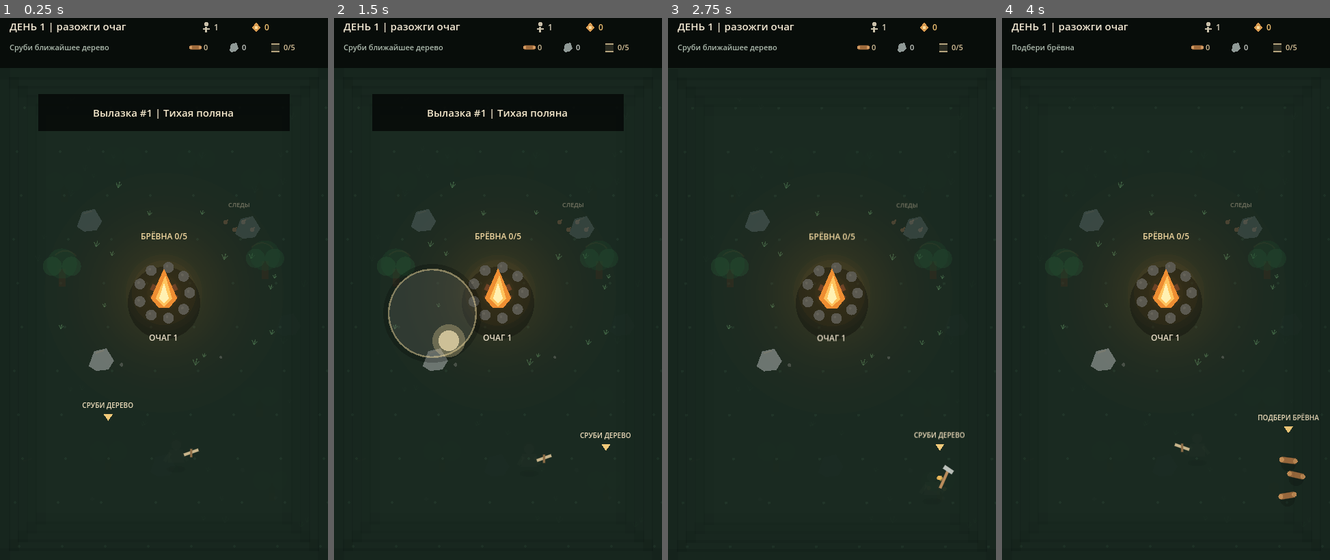
Above: before the commit, frames 1-4 (left to right).
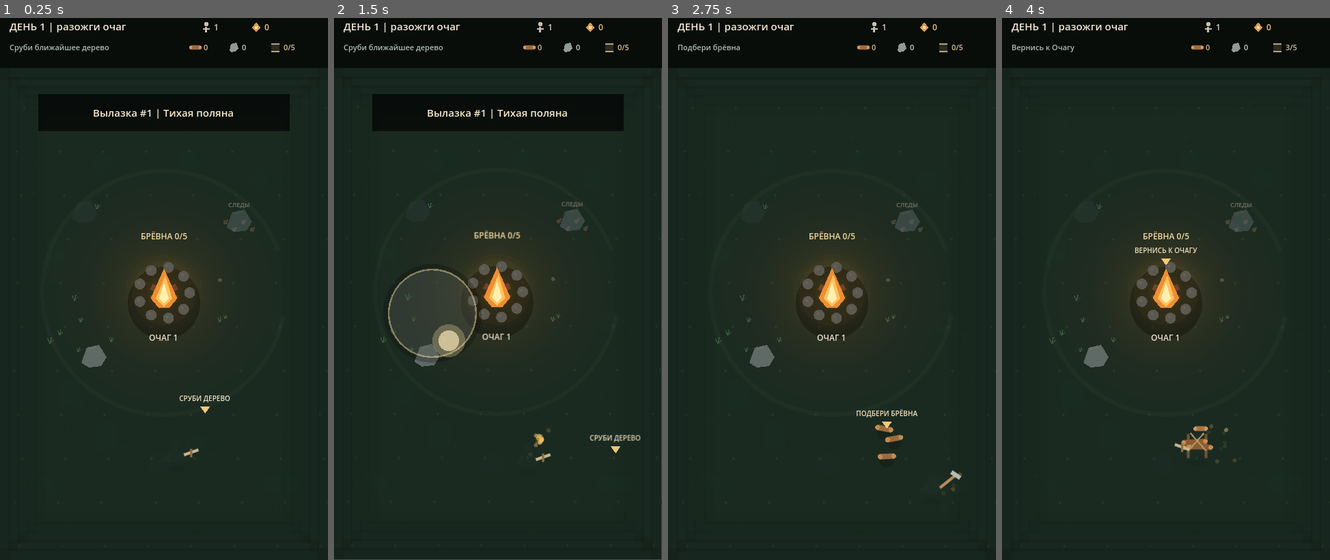
Above: after the commit, the same moments.

Repository: Yala4444/Last-Hearth
Game: Godot game, scene res://main.tscn
Two runs of this game, one before a commit and one after it. Both use one fixed random seed, a clock stepped at 60 frames per second and the inputs below.
Inputs (mouse positions are in pixels of both pictures, inside the frame that each line leads up to):
- Up to frame 1 (0.25 s): no input
- Up to frame 2 (1.5 s): tap Enter at 0.5 s; move the mouse to (570, 256) at 0.52 s; hold D 0.53-1.25 s; click (570, 256) at 0.67 s; drag from (432, 310) to (481, 397) at 1.27 s
- Up to frame 3 (2.75 s): move the mouse to (864, 164) at 2.02 s; hold D from 2.03 s (still down)
- Up to frame 4 (4 s): release D at 2.75 s; drag from (1149, 397) to (1067, 202) at 2.77 s; move the mouse to (1264, 370) at 3.52 s; hold A from 3.53 s (still down)

The runs differ from the first frame. In frame 1, 1.1% of the frame differs, in the area x 14-85%, y 30-75%; in frame 2, 2.1%, in the area x 0-100%, y 9-100%; in frame 3, 1.8%; in frame 4, 1.7%.

Commit message:
polish(v0.7): strengthen map identity, NPC life and attack readability

Diff:
--- a/scripts/main.gd
+++ b/scripts/main.gd
@@ -396,7 +396,8 @@
 			"max_hits": 3,
 			"alive": true,
 			"fall_timer": 0.0,
-			"drop_spawned": false
+			"drop_spawned": false,
+			"variant": rng.randi_range(0, 2)
 		})
 
 	for i in range(5):
@@ -1199,10 +1200,13 @@
 
 func _survivor_day_target(index: int, role: String) -> Vector2:
 	var camp_scale := 1.0 + float(maxi(0, hearth_level - 2)) * 0.08
+	var time := float(Time.get_ticks_msec()) * 0.001
 	if role == "hunter":
-		return HEARTH_POS + Vector2(-118.0, 58.0) * camp_scale
+		var patrol := Vector2(sin(time * 0.55 + float(index)) * 18.0, cos(time * 0.42 + float(index)) * 10.0)
+		return HEARTH_POS + Vector2(-118.0, 58.0) * camp_scale + patrol
 	if role == "worker":
-		return _workshop_pos() + Vector2(18, 20) if workshop_built else HEARTH_POS + Vector2(112.0, 72.0) * camp_scale
+		var work_shift := Vector2(sin(time * 0.8 + float(index)) * 8.0, cos(time * 0.6) * 5.0)
+		return (_workshop_pos() + Vector2(18, 20) + work_shift) if workshop_built else HEARTH_POS + Vector2(112.0, 72.0) * camp_scale
 
 	var guard_slots: Array[Vector2] = [
 		Vector2(122, -78), Vector2(142, 30), Vector2(88, 118),
@@ -1836,23 +1840,51 @@
 
 
 func _draw_map_variant_decor() -> void:
-	if map_variant == 1:
-		# A faded road cuts through the map.
-		for i in range(8):
-			var y := 190.0 + float(i) * 72.0
-			draw_line(Vector2(185, y), Vector2(295, y + 8), Color(0.30, 0.28, 0.22, 0.22), 10.0)
-			draw_line(Vector2(190, y), Vector2(290, y + 7), Color(0.39, 0.35, 0.27, 0.13), 3.0)
+	if map_variant == 0:
+		# Quiet clearing: open ground with a faint circular animal trail.
+		draw_arc(HEARTH_POS, 178.0, 0.2, TAU - 0.35, 72, Color(0.28, 0.32, 0.24, 0.13), 6.0)
+
+	elif map_variant == 1:
+		# Ruined road: a broad, broken lane runs across the entire map.
+		var road_left := PackedVector2Array([
+			Vector2(162, 110), Vector2(185, 245), Vector2(171, 390),
+			Vector2(198, 535), Vector2(188, 760)
+		])
+		var road_right := PackedVector2Array([
+			Vector2(292, 110), Vector2(315, 245), Vector2(300, 390),
+			Vector2(327, 535), Vector2(318, 760)
+		])
+		for i in range(road_left.size() - 1):
+			draw_line(road_left[i], road_left[i + 1], Color(0.30, 0.28, 0.22, 0.24), 18.0)
+			draw_line(road_right[i], road_right[i + 1], Color(0.30, 0.28, 0.22, 0.24), 18.0)
+			var middle_a := (road_left[i] + road_right[i]) * 0.5
+			var middle_b := (road_left[i + 1] + road_right[i + 1]) * 0.5
+			draw_line(middle_a, middle_b, Color(0.39, 0.35, 0.27, 0.09), 42.0)
+		for y in range(175, 735, 105):
+			draw_line(Vector2(205, y), Vector2(270, y + 6), Color(0.43, 0.36, 0.25, 0.16), 3.0)
+
 	elif map_variant == 2:
-		# Quarry scars and stone shelves.
-		for p: Vector2 in [Vector2(92, 270), Vector2(385, 285), Vector2(104, 610), Vector2(365, 620)]:
-			draw_arc(p, 28.0, 0.2, 2.8, 18, Color(0.38, 0.41, 0.39, 0.22), 3.0)
-			draw_line(p + Vector2(-18, 10), p + Vector2(18, 4), Color(0.31, 0.34, 0.33, 0.18), 3.0)
+		# Stone hollow: shelves, quarry scars and darker exposed ground.
+		for p: Vector2 in [Vector2(86, 255), Vector2(394, 270), Vector2(98, 608), Vector2(374, 626)]:
+			draw_circle(p, 52.0, Color(0.15, 0.19, 0.17, 0.22))
+			draw_arc(p, 38.0, 0.10, 3.02, 24, Color(0.42, 0.45, 0.42, 0.25), 5.0)
+			draw_line(p + Vector2(-29, 12), p + Vector2(28, 4), Color(0.31, 0.34, 0.33, 0.21), 4.0)
+		draw_line(Vector2(65, 448), Vector2(158, 426), Color(0.32, 0.35, 0.33, 0.17), 8.0)
+		draw_line(Vector2(323, 448), Vector2(430, 430), Color(0.32, 0.35, 0.33, 0.17), 8.0)
+
 	elif map_variant == 3:
-		# Burnt homestead: ash, broken fence and charred ground.
-		for p: Vector2 in [Vector2(98, 330), Vector2(380, 342), Vector2(118, 600)]:
-			draw_circle(p, 34.0, Color(0.08, 0.075, 0.065, 0.22))
-		draw_line(Vector2(50, 305), Vector2(145, 320), Color(0.29, 0.22, 0.16, 0.45), 4.0)
-		draw_line(Vector2(335, 305), Vector2(430, 320), Color(0.29, 0.22, 0.16, 0.45), 4.0)
+		# Burnt homestead: large ash patches, broken fences and charred beams.
+		for p: Vector2 in [Vector2(102, 300), Vector2(380, 330), Vector2(118, 602), Vector2(350, 655)]:
+			draw_circle(p, 48.0, Color(0.07, 0.06, 0.055, 0.29))
+			draw_circle(p + Vector2(10, -6), 26.0, Color(0.11, 0.085, 0.065, 0.20))
+		for segment in [
+			[Vector2(42, 294), Vector2(148, 318)],
+			[Vector2(332, 300), Vector2(444, 322)],
+			[Vector2(55, 605), Vector2(151, 574)]
+		]:
+			draw_line(segment[0], segment[1], Color(0.29, 0.22, 0.16, 0.52), 5.0)
+			var mid: Vector2 = (segment[0] + segment[1]) * 0.5
+			draw_line(mid + Vector2(0, -14), mid + Vector2(0, 15), Color(0.24, 0.18, 0.13, 0.46), 4.0)
 
 
 func _draw_environment_decor() -> void:
@@ -2010,14 +2042,26 @@
 
 
 func _draw_night_edge_eyes(alpha: float) -> void:
-	if twilight_timer > 0.0:
-		return
-	var positions := [Vector2(34, 210), Vector2(445, 300), Vector2(52, 690), Vector2(432, 650)]
-	for i in range(positions.size()):
-		var p: Vector2 = positions[i]
-		var pulse := 0.35 + 0.25 * sin(Time.get_ticks_msec() * 0.004 + float(i))
-		draw_circle(p + Vector2(-4, 0), 1.7, Color(0.94, 0.60, 0.24, alpha * pulse))
-		draw_circle(p + Vector2(4, 0), 1.7, Color(0.94, 0.60, 0.24, alpha * pulse))
+	if twilight_timer > 0.0 or active_night_sides.is_empty():
+		return
+
+	var side_positions := {
+		0: [Vector2(176, 112), Vector2(302, 112)],
+		1: [Vector2(452, 318), Vector2(452, 584)],
+		2: [Vector2(178, 750), Vector2(316, 750)],
+		3: [Vector2(28, 326), Vector2(28, 606)]
+	}
+
+	for side_variant: Variant in active_night_sides:
+		var side := int(side_variant)
+		if not side_positions.has(side):
+			continue
+		var positions: Array = side_positions[side]
+		for j in range(positions.size()):
+			var p: Vector2 = positions[j]
+			var pulse := 0.30 + 0.30 * sin(Time.get_ticks_msec() * 0.004 + float(side) + float(j) * 0.9)
+			draw_circle(p + Vector2(-4, 0), 1.8, Color(0.94, 0.60, 0.24, alpha * pulse))
+			draw_circle(p + Vector2(4, 0), 1.8, Color(0.94, 0.60, 0.24, alpha * pulse))
 
 
 func _draw_ground_texture(color: Color, spacing: int) -> void:
@@ -2089,14 +2133,26 @@
 	var visibility := _light_visibility(pos)
 
 	if kind == "tree":
+		var variant := int(node.get("variant", 0))
 		var trunk := _lit_world_color(Color("#563822"), pos)
 		var crown := _lit_world_color(Color("#285233"), pos)
 		var crown_light := _lit_world_color(Color("#32633b"), pos)
 		if alive:
-			draw_rect(Rect2(pos + Vector2(-5, 8), Vector2(10, 26)), trunk)
-			draw_circle(pos, 22.0, crown)
-			draw_circle(pos + Vector2(-14, 4), 14.0, crown_light)
-			draw_circle(pos + Vector2(14, 4), 14.0, crown_light)
+			var trunk_height := 26.0 + float(variant) * 3.0
+			draw_rect(Rect2(pos + Vector2(-5, 8), Vector2(10, trunk_height)), trunk)
+			if variant == 0:
+				draw_circle(pos, 22.0, crown)
+				draw_circle(pos + Vector2(-14, 4), 14.0, crown_light)
+				draw_circle(pos + Vector2(14, 4), 14.0, crown_light)
+			elif variant == 1:
+				draw_circle(pos + Vector2(0, -5), 20.0, crown)
+				draw_circle(pos + Vector2(-12, 6), 16.0, crown_light)
+				draw_circle(pos + Vector2(13, 7), 15.0, crown)
+			else:
+				draw_circle(pos + Vector2(0, -8), 17.0, crown_light)
+				draw_circle(pos + Vector2(-13, 2), 15.0, crown)
+				draw_circle(pos + Vector2(13, 2), 15.0, crown)
+				draw_circle(pos + Vector2(0, 8), 16.0, crown_light)
 			if visibility > 0.35:
 				var toward_fire := (HEARTH_POS - pos).normalized()
 				draw_arc(pos + toward_fire * 5.0, 20.0, -2.4, -0.65, 12, Color(0.95, 0.64, 0.28, 0.12 * visibility), 2.0)
